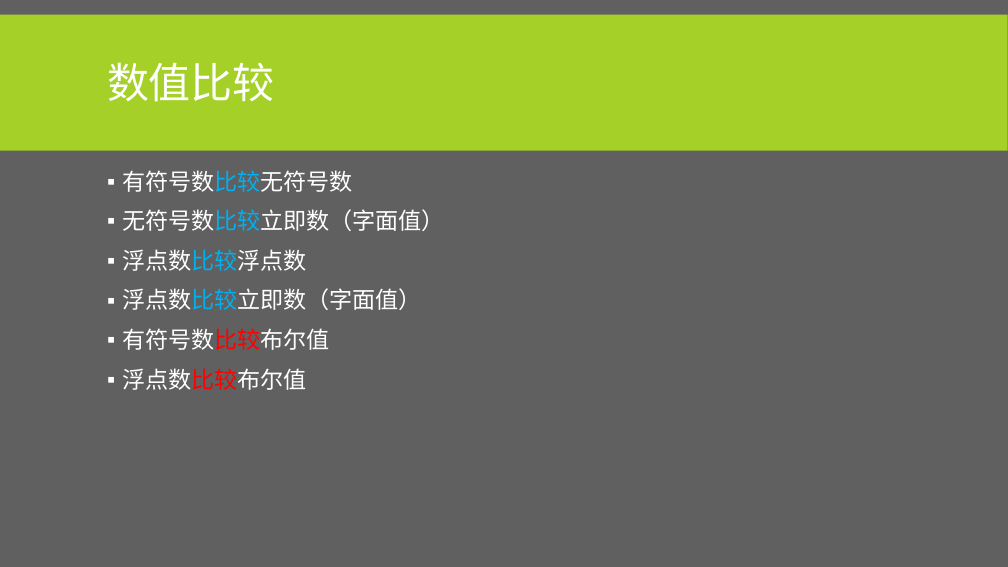
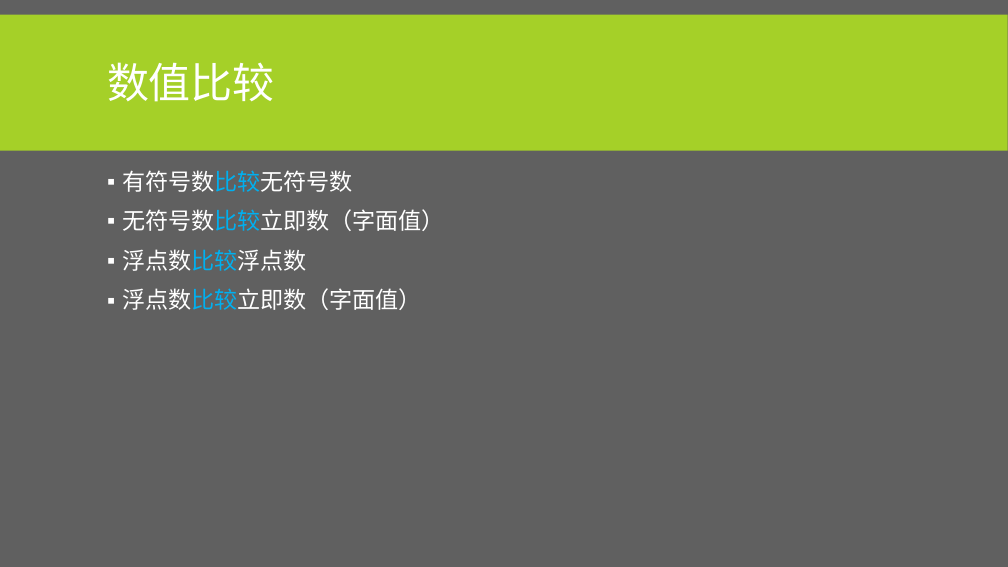
Before and after one commit to albertclass/Lessons, a slide deck: slide 15 of advance c++/courseware.pptx. Drawn at 1008x567 pixels with LibreOffice and Linux fonts; fonts in the diff are those of the drawing. Boxes give left, top, right and bottom in pixels: in the first picture for what was removed or moved away, otherwise in the second. Text is boxed around its words. In the diff, an @@ line names an element or a change of style, - is before the commit and + after.

```diff
--- a/advance c++/courseware.pptx
+++ b/advance c++/courseware.pptx
@@ text at (122,328,330,390): paragraphs removed @@
-▪ 有符号数比较布尔值
-▪ 浮点数比较布尔值
```
Also in this commit, not shown: 1 other slide changed, 3 other files.
